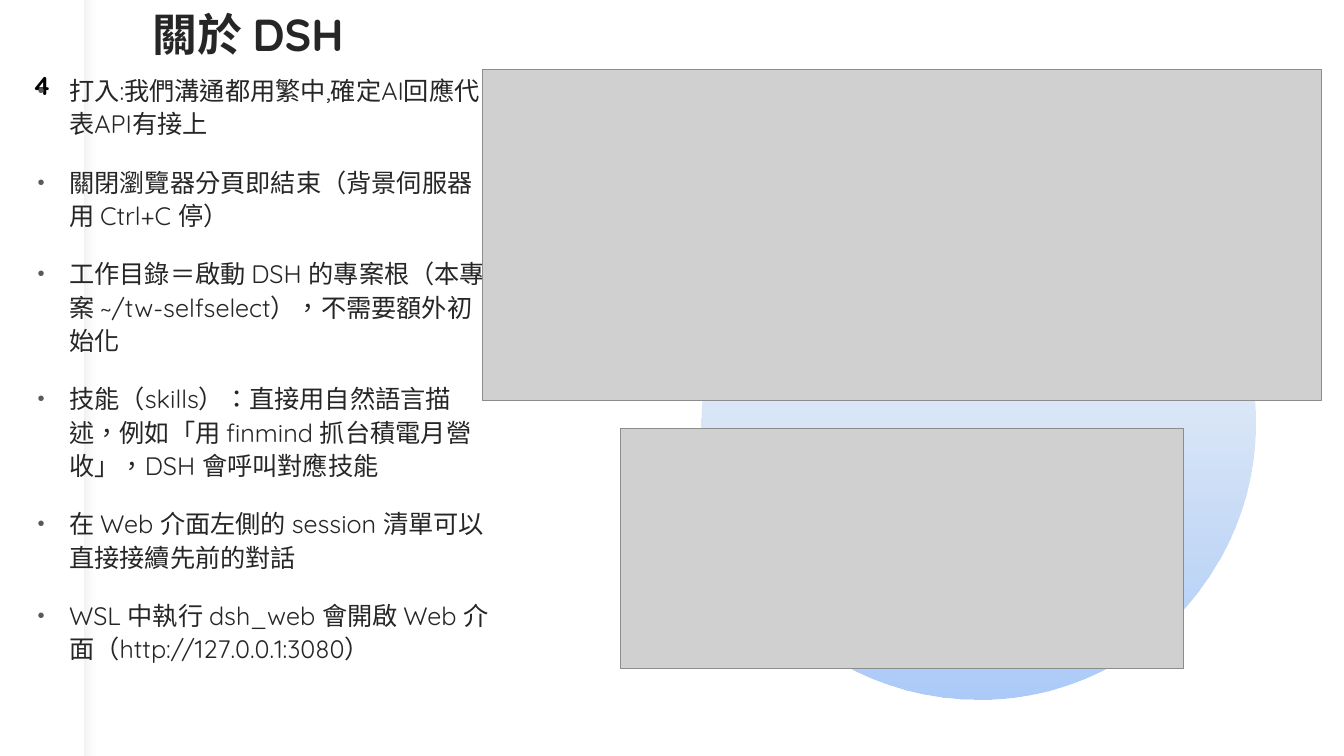
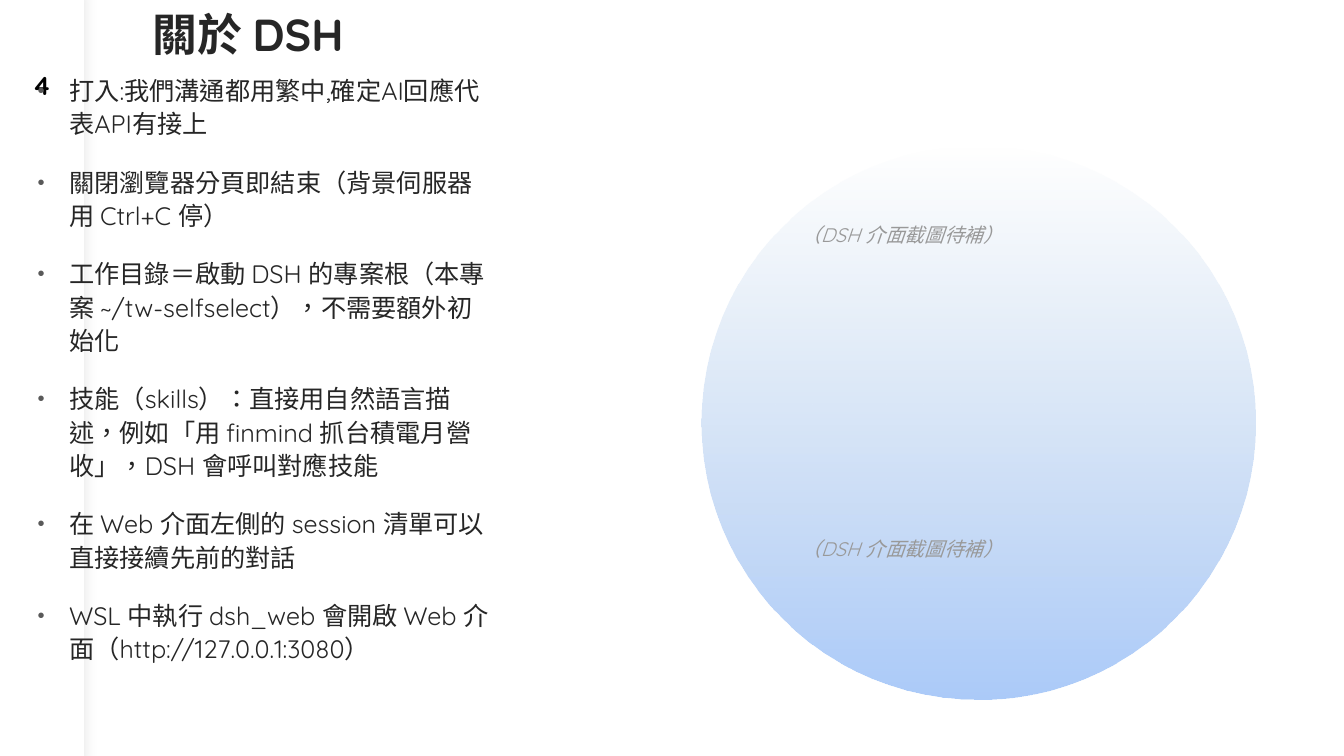
Before and after one commit to dinchentech/tw-selfselect, a slide deck: slide 4 of plans/ppt/TW-SELFSELECT台股買賣自動化系統-W3-講稿版.pptx. Drawn at 1344x756 pixels with LibreOffice and Linux fonts; fonts in the diff are those of the drawing; grey boxes stand for pictures. Boxes give left, top, right and bottom in pixels: in the first picture for what was removed or moved away, otherwise in the second. Text is boxed around its words. In the diff, an @@ line names an element or a change of style, - is before the commit and + after.

Commit message:
plans/ppt：移除舊 opencode 截圖、裁掉舊狀態列，說明補進 README
- W3 s2–s6、s19、s20 的 opencode 介面截圖移除，原位置留淡色「（DSH 介面截圖待補）」
- W5 s16/s17 保留計畫表與測試輸出，只裁掉底部舊狀態列（Prometheus/Sisyphus 字樣）
- W5 s15/s16/s19/s20 的「Plan Builder / .omo/plans / start-work」字樣改成 plan 模式說法
- W3 s6 標題縮短；README 補「DSH 化對照表」「截圖處理」「仍待處理」

```diff
--- a/plans/ppt/TW-SELFSELECT台股買賣自動化系統-W3-講稿版.pptx
+++ b/plans/ppt/TW-SELFSELECT台股買賣自動化系統-W3-講稿版.pptx
@@ picture removed at (483,70,1322,400) @@
@@ text added at (801,225,1003,244), 14 pt, text #999999, italic @@
+（DSH 介面截圖待補）
@@ picture removed at (621,429,1184,669) @@
@@ text added at (801,539,1003,558), 14 pt, text #999999, italic @@
+（DSH 介面截圖待補）
```
Also in this commit, not shown: 6 other slides changed, 2 other files.
